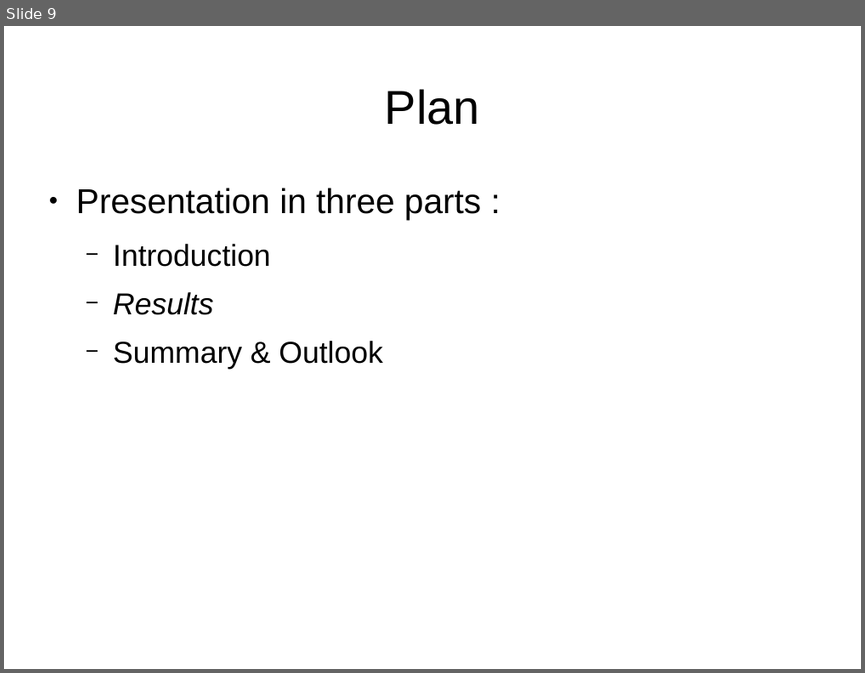
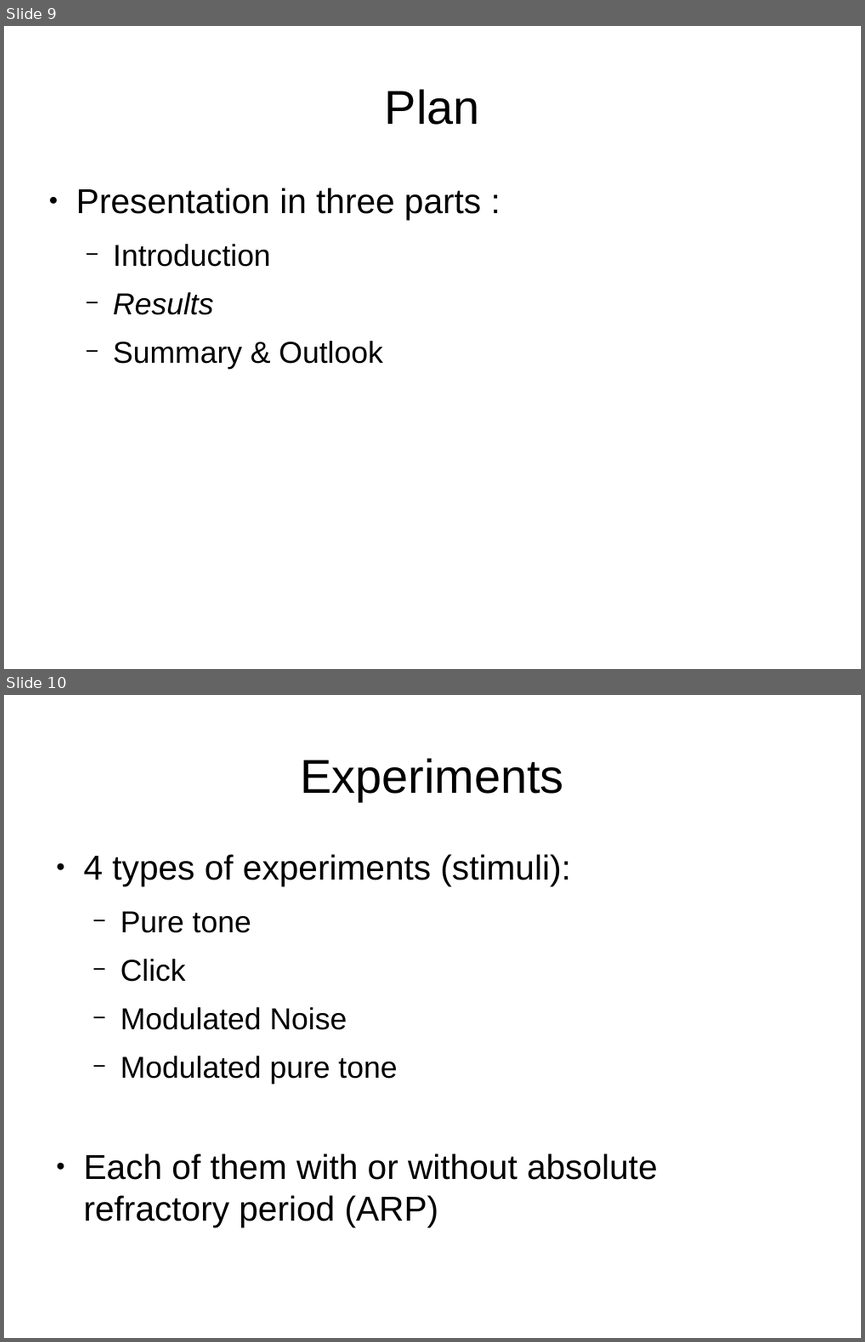
Before and after one commit to MaelleC/auditory-things, a slide deck: presentation/pres1.odp. Shown one above the other, each under a label of ours: slide 9 before the commit, slides 9 and 10 after it. The pictures are 865x673 and 865x1342 pixels, drawn with LibreOffice and Linux fonts; fonts in the diff are those of the drawing. Boxes give left, top, right and bottom in pixels: in the first picture for what was removed or moved away, otherwise in the second. Text is boxed around its words. In the diff, an @@ line names an element or a change of style, - is before the commit and + after.

```diff
--- a/presentation/pres1.odp
+++ b/presentation/pres1.odp
@@ slide 10 added at <box>4,695,861,1338</box>, background #FFFFFF @@
@@ title added at <box>301,758,564,801</box>, 44 pt, text #000000 @@
+Experiments
@@ text added at <box>84,854,658,1227</box>, 32 pt, text #000000 @@
+● 4 types of experiments (stimuli):
+  − Pure tone
+  − Click
+  − Modulated Noise
+  − Modulated pure tone
+● Each of them with or without absolute refractory period (ARP)
```
Also in this commit, not shown: 1 slide changed, 7 other slides added, 10 other files.
